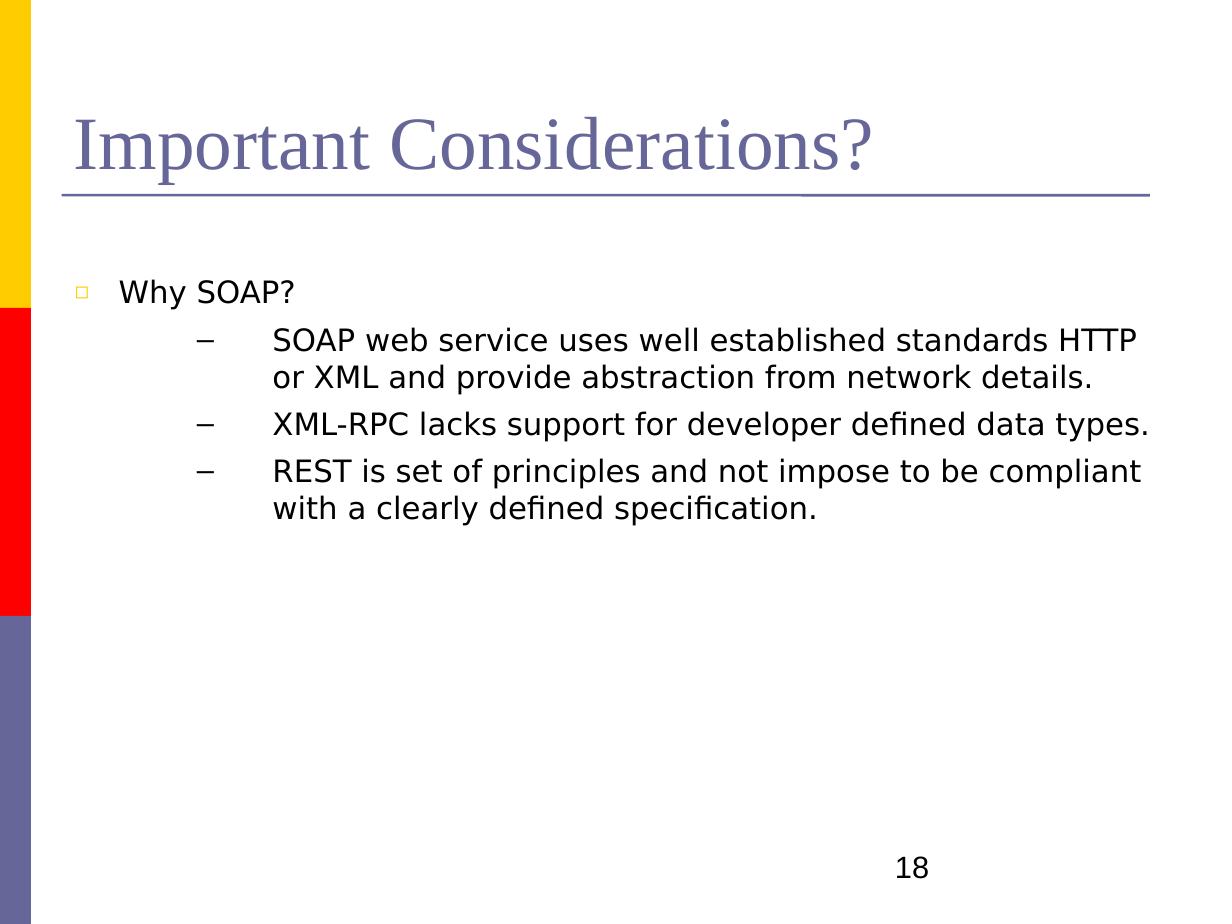
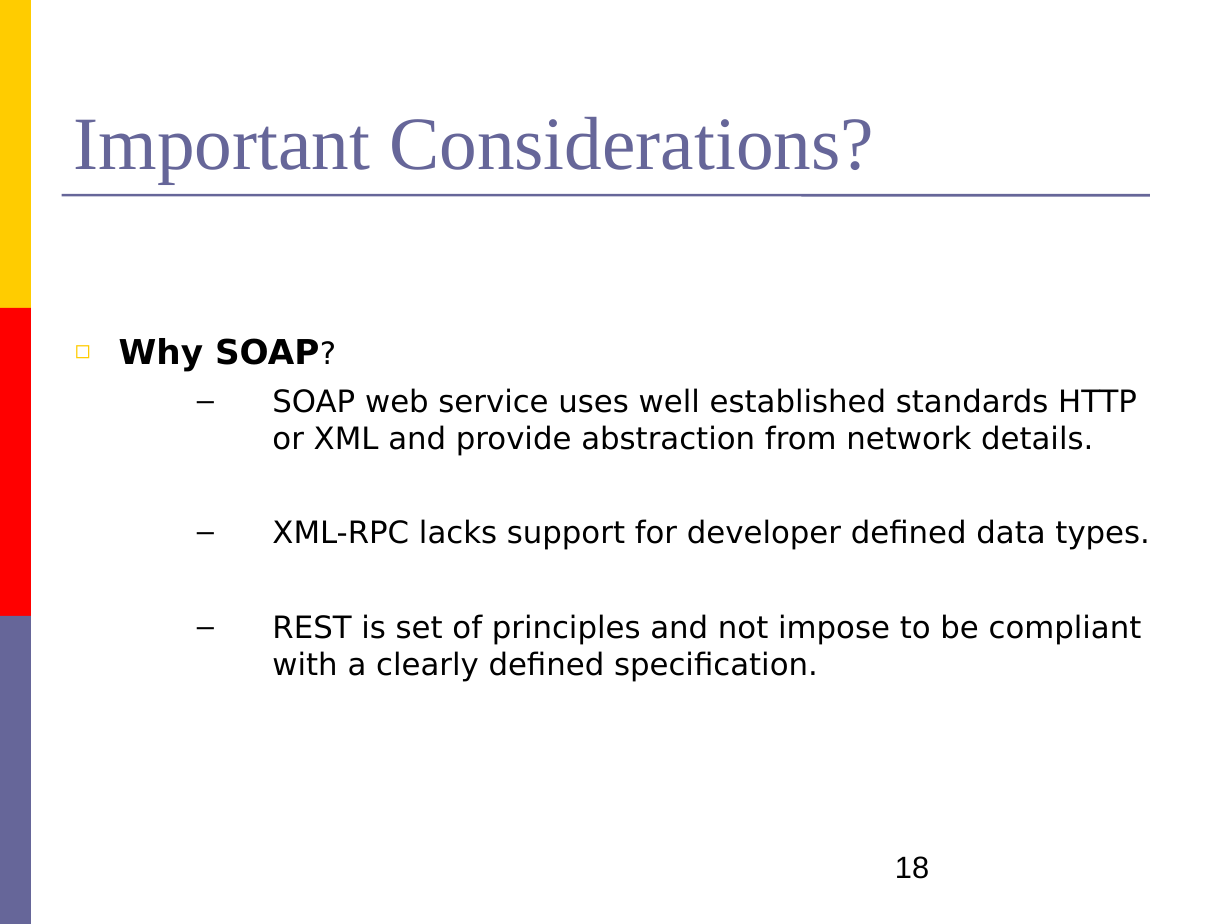
Before and after one commit to umair3/dress, a slide deck: slide 18 of presentations_and_documents/inhouse.ppt. Drawn at 1232x924 pixels with LibreOffice and Linux fonts; fonts in the diff are those of the drawing. Boxes give left, top, right and bottom in pixels: in the first picture for what was removed or moved away, otherwise in the second. Text is boxed around its words. In the diff, an @@ line names an element or a change of style, - is before the commit and + after.

```diff
--- a/presentations_and_documents/inhouse.ppt
+++ b/presentations_and_documents/inhouse.ppt
@@ text at [119,338,319,371]: size 18 to 20 pt, bold on in "Why SOAP?" @@
```
Also in this commit, not shown: 3 other slides changed, 1 slide added, 3 other files.
